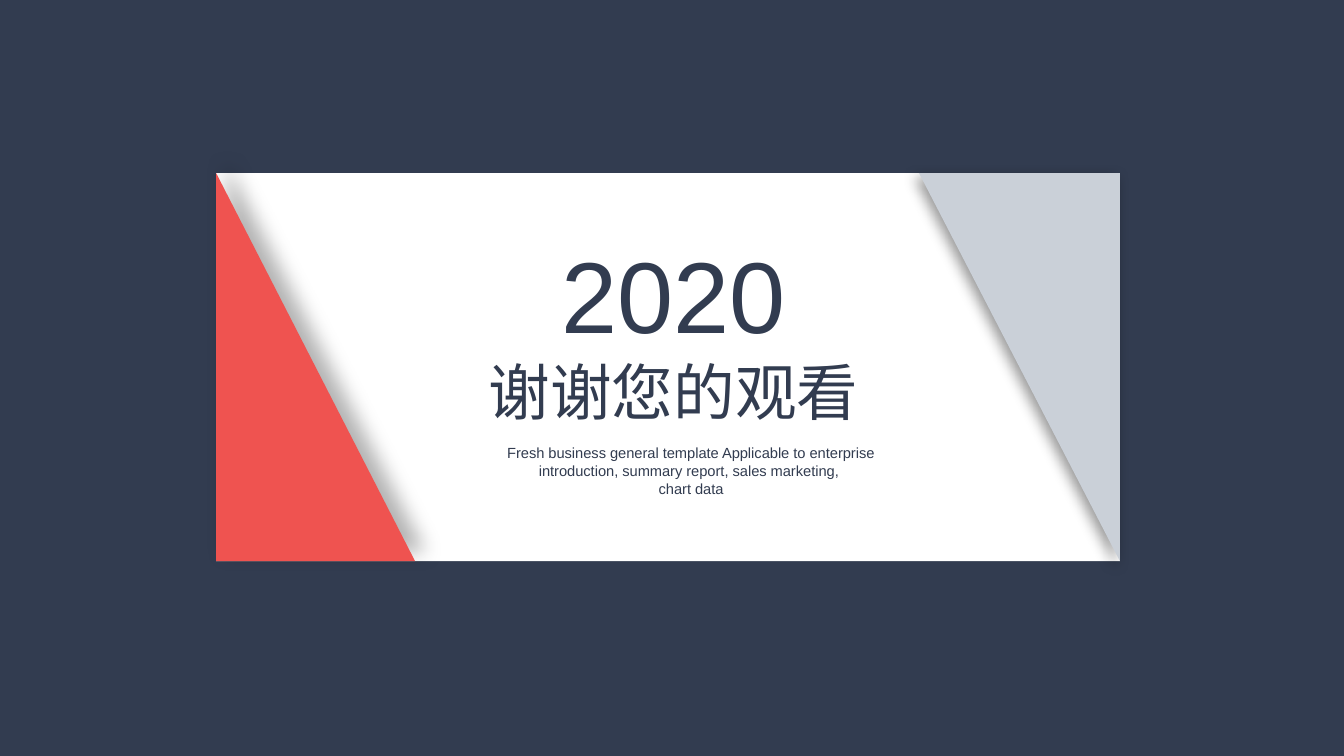
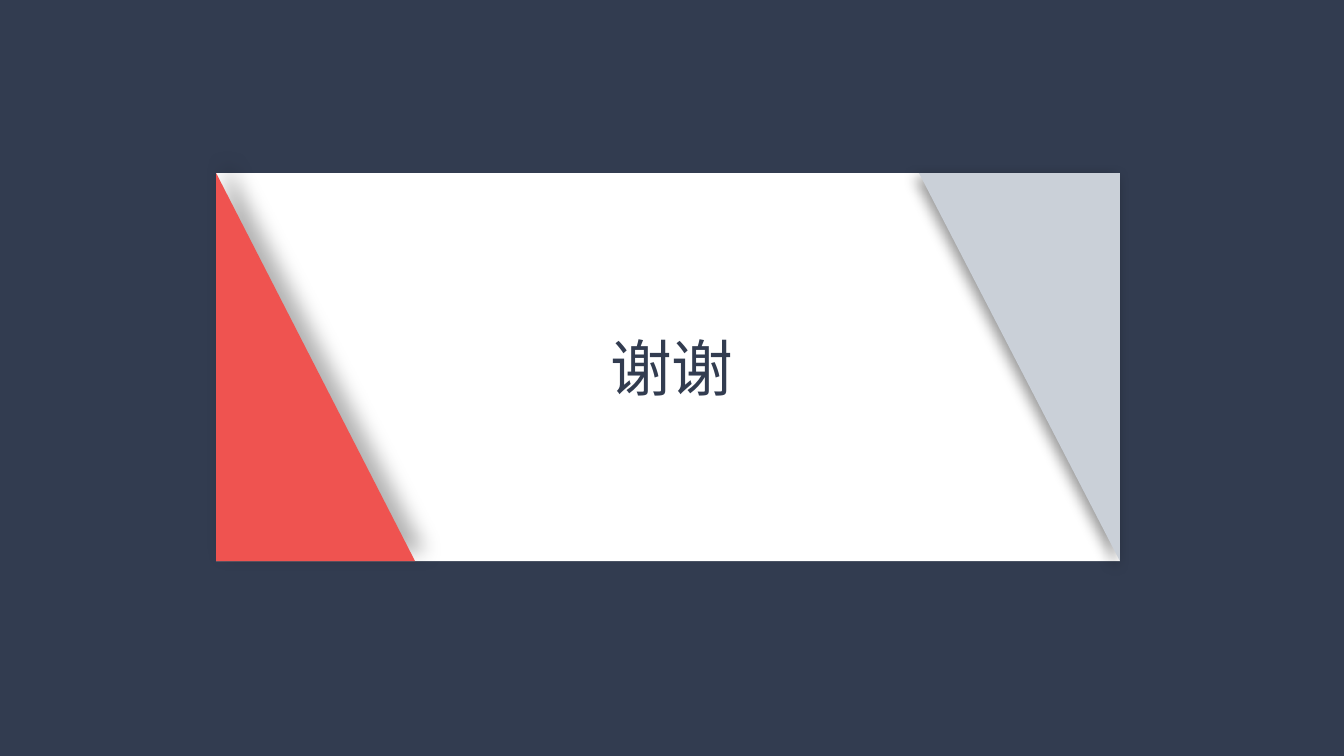
Before and after one commit to leason-wan/talk, a slide deck: slide 14 of 沙盒.pptx (slide 24 before the commit). Drawn at 1344x756 pixels with LibreOffice and Linux fonts; fonts in the diff are those of the drawing. Boxes give left, top, right and bottom in pixels: in the first picture for what was removed or moved away, otherwise in the second. Text is boxed around its words. In the diff, an @@ line names an element or a change of style, - is before the commit and + after.

```diff
--- a/沙盒.pptx
+++ b/沙盒.pptx
@@ text at box(610, 339, 733, 396): text changed @@
-2020
-谢谢您的观看
+谢谢
@@ text removed at box(507, 447, 875, 494) @@
-Fresh business general template Applicable to enterprise introduction, summary report, sales marketing,
-chart data
```
Also in this commit, not shown: 1 other slide changed, 4 slides added, 15 slides removed, 5 other files.
